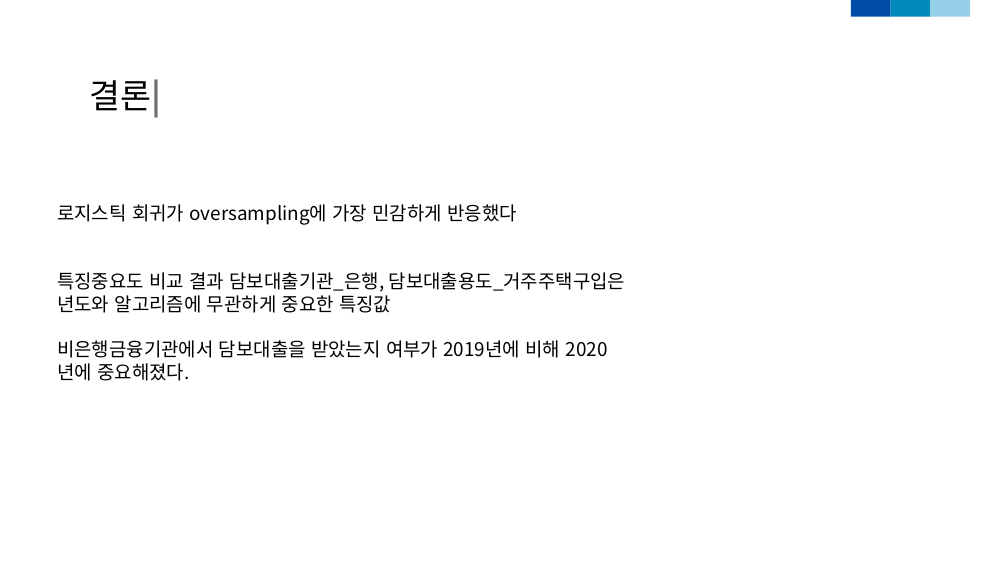
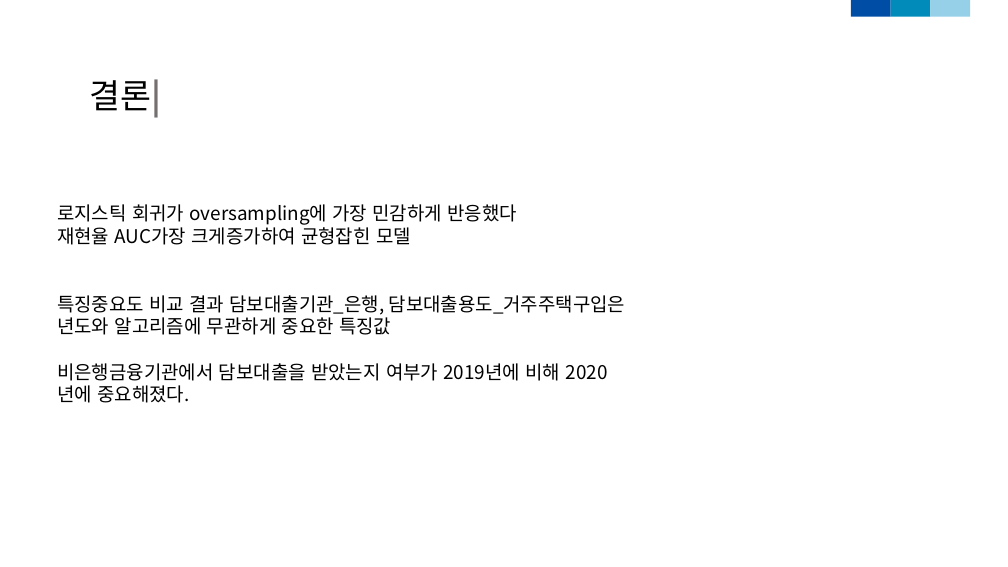
Before and after one commit to dudungE/Competition, a slide deck: slide 21 of ppt/부실가계탐지모형_2.pptx (slide 19 before the commit). Drawn at 1008x567 pixels with LibreOffice and Linux fonts; fonts in the diff are those of the drawing. Boxes give left, top, right and bottom in pixels: in the first picture for what was removed or moved away, otherwise in the second. Text is boxed around its words. In the diff, an @@ line names an element or a change of style, - is before the commit and + after.

Commit message:
ppt update

```diff
--- a/ppt/부실가계탐지모형_2.pptx
+++ b/ppt/부실가계탐지모형_2.pptx
@@ text at [57, 223, 411, 245]: paragraph added @@
+재현율 AUC가장 크게증가하여 균형잡힌 모델
```
Also in this commit, not shown: 1 other slide changed, 2 slides added, 9 other files.
